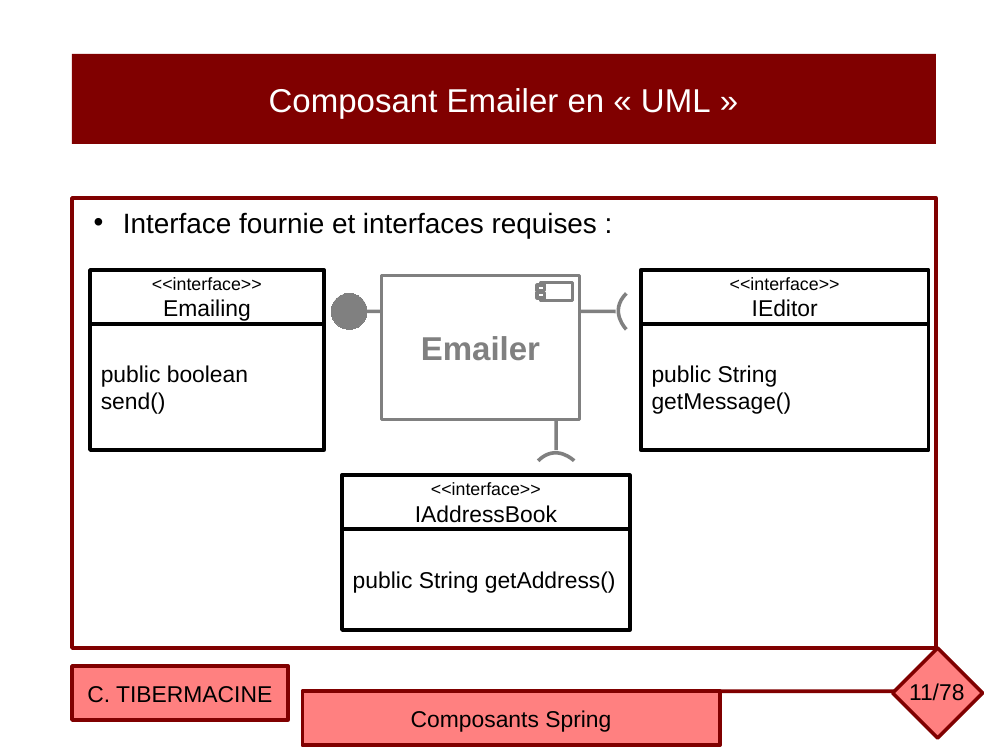
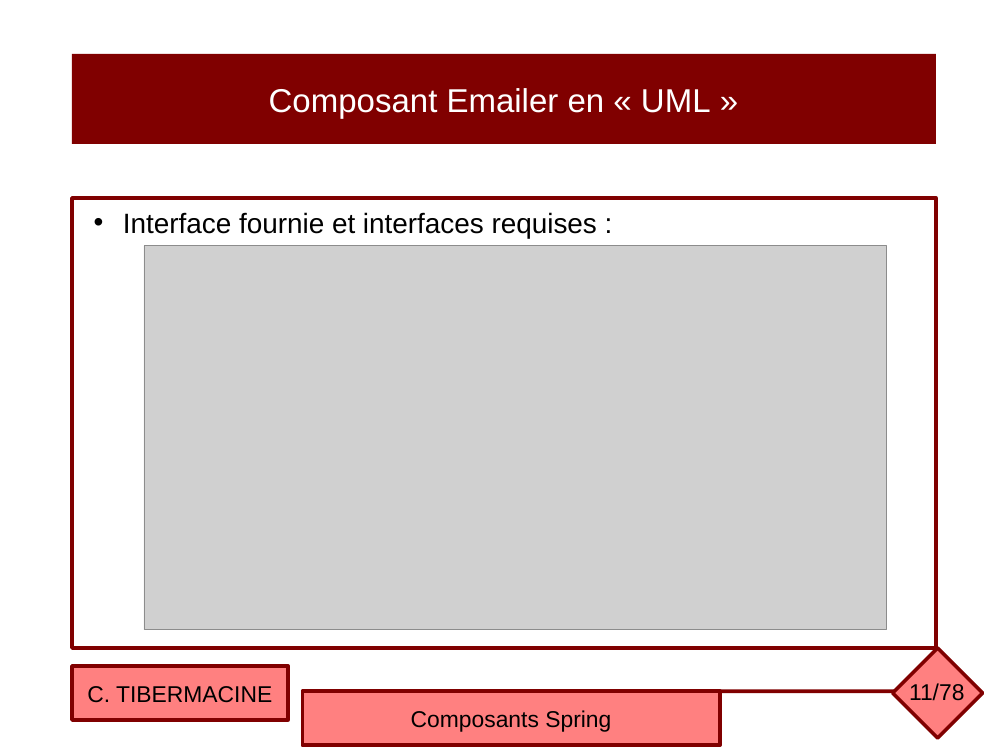
Before and after one commit to ctiber/composants, a slide deck: slide 11 of cours/cours2.odp. Drawn at 1008x756 pixels with LibreOffice and Linux fonts; fonts in the diff are those of the drawing; grey boxes stand for pictures. Boxes give left, top, right and bottom in pixels: in the first picture for what was removed or moved away, otherwise in the second. Text is boxed around its words. In the diff, an @@ line names an element or a change of style, - is before the commit and + after.

```diff
--- a/cours/cours2.odp
+++ b/cours/cours2.odp
@@ picture added at [144,246,886,630] @@
@@ rectangle removed at [90,270,324,324] @@
-<<interface>>
-Emailing
@@ ellipse removed at [331,294,367,329] @@
@@ rectangle removed at [381,275,580,419] @@
-Emailer
@@ rectangle removed at [538,285,545,291] @@
@@ rectangle removed at [538,293,545,298] @@
@@ rectangle removed at [542,283,573,301] @@
@@ freeform shape removed at [618,294,627,329] @@
@@ rectangle removed at [641,270,929,324] @@
-<<interface>>
-IEditor
@@ rectangle removed at [90,324,324,450] @@
-public boolean send()
@@ line removed from (364, 312) to (381, 312) @@
@@ line removed from (580, 312) to (616, 312) @@
@@ rectangle removed at [641,324,929,450] @@
-public String getMessage()
@@ line removed from (556, 420) to (556, 450) @@
@@ rectangle removed at [342,476,630,530] @@
-<<interface>>
-IAddressBook
@@ freeform shape removed at [539,453,574,461] @@
@@ rectangle removed at [342,530,630,630] @@
-public String getAddress()
```
Also in this commit, not shown: 6 other slides changed, 1 other file.
